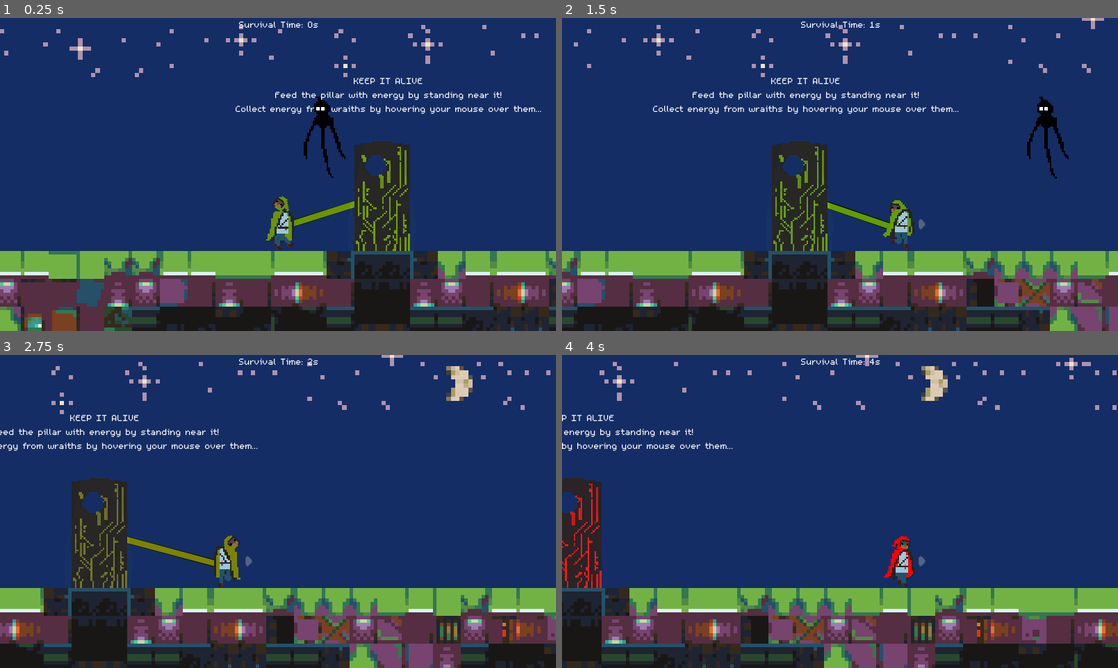
Above: before the commit, frames 1-4 (two rows, left to right).
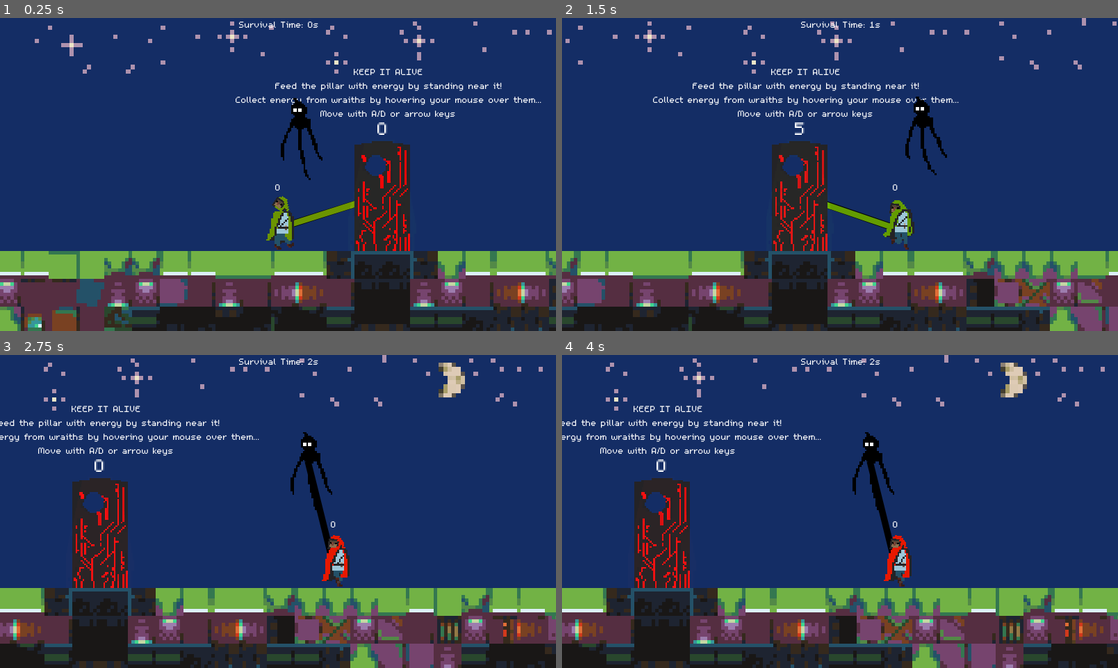
Above: after the commit, the same moments.

Repository: MHillier98/FeedThePillar
Game: Godot game, scene res://Scenes/TestScene.tscn
Two runs of this game, one before a commit and one after it. Both use one fixed random seed, a clock stepped at 60 frames per second and the inputs below.
Inputs (mouse positions are in pixels of both pictures, inside the frame that each line leads up to):
- Up to frame 1 (0.25 s): no input
- Up to frame 2 (1.5 s): move the mouse to (934, 136) at 0.52 s; hold W (up) 0.53-1.28 s; hold D (right) from 0.53 s (still down); click (934, 136) at 0.67 s; move the mouse to (728, 190) at 1.27 s; tap W (up) at 1.35 s; click (728, 190) at 1.42 s
- Up to frame 3 (2.75 s): tap W (up) at 1.52, 1.82 s; move the mouse to (333, 442) at 2.02 s; release D (right) at 2.03 s; hold A (left) from 2.03 s (still down); hold W (up) from 2.03 s (still down); click (333, 442) at 2.17 s
- Up to frame 4 (4 s): move the mouse to (812, 574) at 2.77 s; release A (left) at 2.78 s; release W (up) at 2.78 s; hold D (right) from 2.78 s (still down); tap W (up) at 2.85, 3.02, 3.32 s; click (812, 574) at 2.92 s; move the mouse to (1006, 558) at 3.52 s; hold W (up) from 3.53 s (still down); click (1006, 558) at 3.67 s

The runs differ from the first frame. In frame 1, 4.6% of the frame differs, in the area x 0-100%, y 1-75%; in frame 2, 4.6%; in frame 3, 7.8%; in frame 4, 27%, in the area x 0-100%, y 0-100%.

Commit message:
_physics_process fixes + balancing

Diff:
--- a/Scenes/TestScene.tscn
+++ b/Scenes/TestScene.tscn
@@ -12,12 +12,9 @@
 script = ExtResource( 4 )
 
 [node name="Background" type="Sprite" parent="."]
-position = Vector2( 320, 186 )
+position = Vector2( 310, 182 )
 scale = Vector2( 5, 5 )
 texture = ExtResource( 7 )
-__meta__ = {
-"_edit_lock_": true
-}
 
 [node name="PowerLine" type="Control" parent="."]
 anchor_right = 1.0
@@ -34,13 +31,13 @@
 anchor_left = 0.5
 anchor_right = 0.5
 margin_left = -170.388
-margin_top = 52.5446
+margin_top = 41.5446
 margin_right = 171.612
-margin_bottom = 113.545
+margin_bottom = 102.545
 text = "KEEP IT ALIVE
 Feed the pillar with energy by standing near it!
 Collect energy from wraiths by hovering your mouse over them...
-"
+Move with A/D or arrow keys"
 align = 1
 __meta__ = {
 "_edit_use_anchors_": false
--- a/Scenes/Wraith.tscn
+++ b/Scenes/Wraith.tscn
@@ -66,8 +66,8 @@
 } ]
 
 [sub_resource type="CapsuleShape2D" id=13]
-radius = 13.9693
-height = 19.1499
+radius = 15.0
+height = 28.0
 
 [sub_resource type="Animation" id=14]
 length = 10.0
@@ -93,7 +93,6 @@
 [node name="AnimatedSprite" type="AnimatedSprite" parent="Area2D"]
 scale = Vector2( 2, 2 )
 frames = SubResource( 12 )
-frame = 2
 playing = true
 __meta__ = {
 "_edit_lock_": true
--- a/Scripts/GameController.gd
+++ b/Scripts/GameController.gd
@@ -21,8 +21,8 @@
 	set_process(true)
 
 
-func _process(delta):
-	if timer > 500:
+func _physics_process(delta):
+	if timer > (450 * delta):
 		update_points()
 		timer = 0
 
--- a/Scripts/Pillar.gd
+++ b/Scripts/Pillar.gd
@@ -1,33 +1,36 @@
 extends Sprite
 
 
-export(int) var points = 100 setget set_points, get_points
+export(int) var points = 0 setget set_points, get_points
 
 onready var pointsLabel = $PointsLabel
 
 var timer = 0
-
+var started = false
 
 func _ready():
 	var anim = get_node("AnimationPlayer").get_animation("Fade")
 	anim.set_loop(true)
+	update_text()
 	get_node("AnimationPlayer").play("Fade")
 
 
-func _process(_delta):
-	if points == 0:
-		get_tree().paused = true
+func _physics_process(delta):
+	if started == true:
+		if points == 0:
+			get_tree().paused = true
 
-	if timer > 500:
-		points = clamp(points - 4, 0, 9999999)
-		update_text()
-		timer = 0
+		if timer > (450 * delta):
+			points = clamp(points - 1, 0, 9999999)
+			update_text()
+			timer = 0
 
-	timer += 1
+		timer += 1
 
 
 func set_points(new_points):
 	points = clamp(new_points, 0, 9999999)
+	started = true
 	update_text()
 
 
@@ -37,6 +40,7 @@
 
 func add_points(new_points):
 	points += new_points
+	started = true
 	update_text()
 
 
--- a/Scripts/Player.gd
+++ b/Scripts/Player.gd
@@ -23,10 +23,11 @@
 func _ready():
 	main_scene = get_tree().current_scene
 	wraith = main_scene.find_node("Wraith")
+	update_text()
 	set_process(true)
 
 
-func _process(_delta):
+func _physics_process(_delta):
 	if wraith != null:
 		if wraith.global_position.x > global_position.x + 100:
 			show_arrow_right()
@@ -37,8 +38,6 @@
 	else:
 		hide_arrows()
 
-
-func _physics_process(_delta):
 	motion.y += GRAVITY
 	var friction = false
 
--- a/Scripts/UI.gd
+++ b/Scripts/UI.gd
@@ -19,7 +19,7 @@
 	set_process(true)
 
 
-func _process(_delta):
+func _physics_process(_delta):
 	update()
 
 
--- a/Scripts/Wraith.gd
+++ b/Scripts/Wraith.gd
@@ -1,7 +1,7 @@
 extends Node2D
 
 
-export(int) var points = 100 setget set_points, get_points
+export(int) var points = 60 setget set_points, get_points
 
 onready var area2d = $Area2D
 onready var animatedSprite = $Area2D/AnimatedSprite
@@ -13,7 +13,7 @@
 var player
 var power_line
 
-var direction_modifier = 3
+var direction_modifier = 2
 var timer = 0
 var mouse_hovered = false
 var paused = false
@@ -35,11 +35,11 @@
 	area2d.input_pickable = true
 
 
-func _process(delta):
+func _physics_process(delta):
 	if paused == false:
 		move_self(delta)
 
-		if timer > 400:
+		if timer > (350 * delta):
 			if points > 0:
 				if mouse_hovered:
 					drain()
@@ -59,10 +59,9 @@
 
 
 func drain():
-#	print(points)
 	animatedSprite.play("drain")
-	points -= 10
-	player.add_points(10)
+	points -= 2
+	player.add_points(2)
 #	yield(animatedSprite, "animation_finished")
 
 
@@ -80,9 +79,9 @@
 	var move_x = rand_range(-80, 250)
 
 	if global_position.x > 1200:
-		direction_modifier = -3
+		direction_modifier = -2
 	elif global_position.x < -600:
-		direction_modifier = 3
+		direction_modifier = 2
 
 	var movement = Vector2(move_x * delta * direction_modifier, 0)
 	self.translate(movement)
